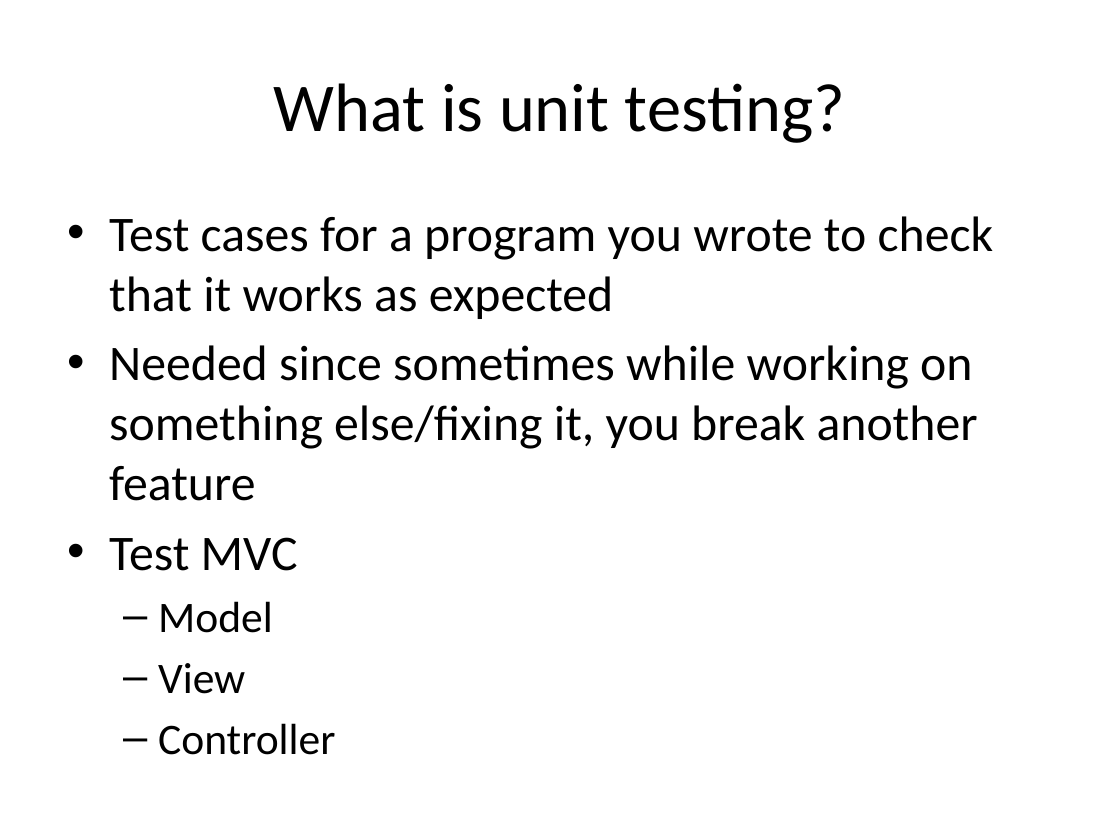
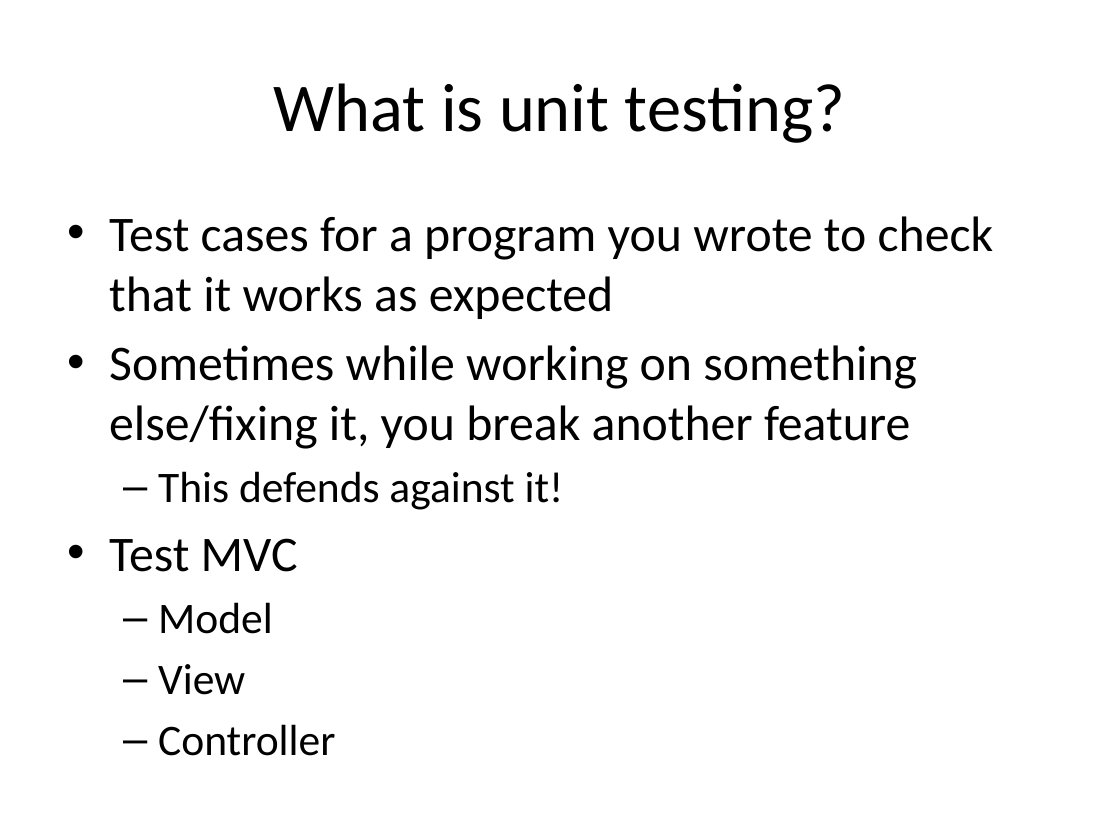
Before and after one commit to lkloh/USArray, a slide deck: slide 30 of BasicsOfCoding/BasicsOfCoding.pptx (slide 31 before the commit). Drawn at 1120x840 pixels with LibreOffice and Linux fonts; fonts in the diff are those of the drawing. Boxes give left, top, right and bottom in pixels: in the first picture for what was removed or moved away, otherwise in the second. Text is boxed around its words. In the diff, an @@ line names an element or a change of style, - is before the commit and + after.

```diff
--- a/BasicsOfCoding/BasicsOfCoding.pptx
+++ b/BasicsOfCoding/BasicsOfCoding.pptx
@@ text at bbox=[109, 345, 917, 510]: text changed @@
-• Needed since sometimes while working on something else/fixing it, you break another feature
+• Sometimes while working on something else/fixing it, you break another feature
+  – This defends against it!
```
Also in this commit, not shown: 7 other slides changed, 2 slides added, 3 slides removed, 1 other file.
